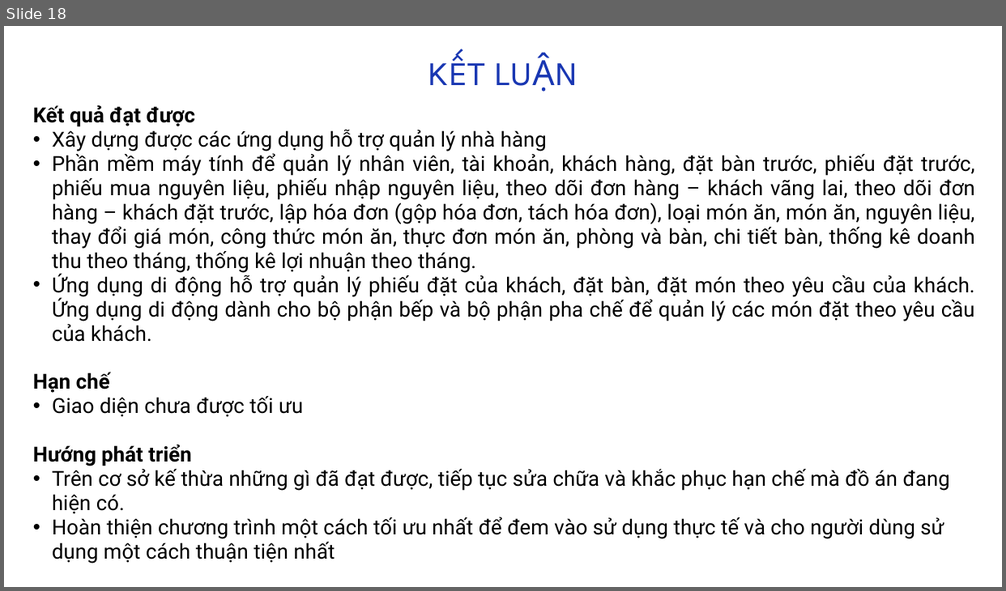
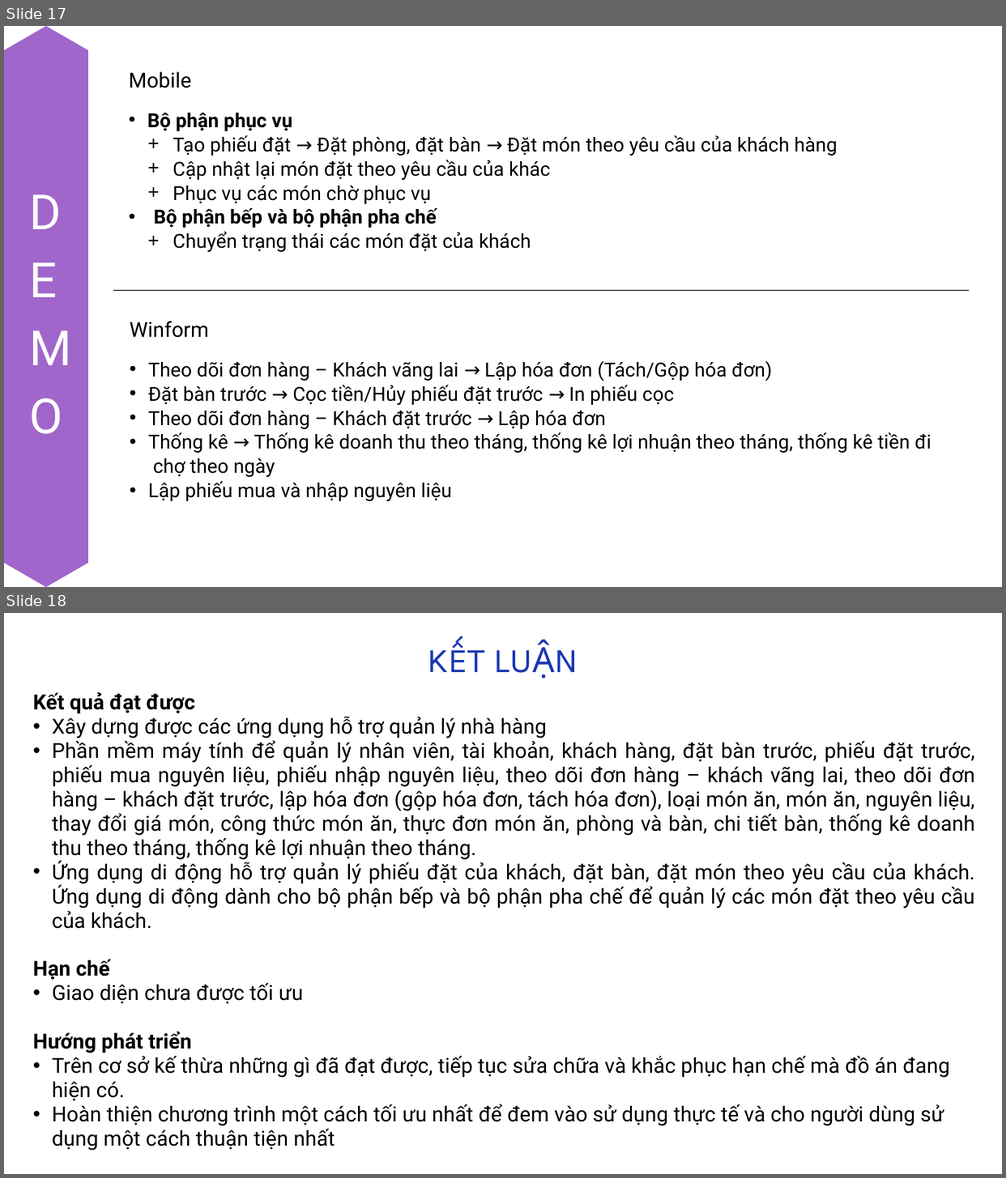
Before and after one commit to nththuha/GraduationProject, a slide deck: ppt - báo cáo đồ án tốt nghiệp.pptx. Shown one above the other, each under a label of ours: slide 18 before the commit, slides 17 and 18 after it. The pictures are 1006x591 and 1006x1178 pixels, drawn with LibreOffice and Linux fonts; fonts in the diff are those of the drawing. Boxes give left, top, right and bottom in pixels: in the first picture for what was removed or moved away, otherwise in the second. Text is boxed around its words. In the diff, an @@ line names an element or a change of style, - is before the commit and + after.

```diff
--- a/ppt - báo cáo đồ án tốt nghiệp.pptx
+++ b/ppt - báo cáo đồ án tốt nghiệp.pptx
@@ slide 17 added at [4, 26, 1002, 587], background #FFFFFF @@
@@ freeform shape added at [4, 26, 88, 587], fill #A066CB @@
@@ text added at [129, 71, 191, 88], 30 pt, text #000000 @@
+Mobile
@@ text added at [147, 113, 837, 252], 28 pt, text #000000 @@
+• Bộ phận phục vụ
++ Tạo phiếu đặt → Đặt phòng, đặt bàn → Đặt món theo yêu cầu của khách hàng
++ Cập nhật lại món đặt theo yêu cầu của khác
++ Phục vụ các món chờ phục vụ
+• Bộ phận bếp và bộ phận pha chế
++ Chuyển trạng thái các món đặt của khách
@@ text added at [29, 172, 63, 442], 70 pt, text #FFFFFF @@
+DEMO
@@ line added from (969, 290) to (114, 290), #000000 0.75 pt @@
@@ text added at [130, 321, 209, 338], 30 pt, text #000000 @@
+Winform
@@ text added at [148, 361, 931, 501], 28 pt, text #000000 @@
+• Theo dõi đơn hàng – Khách vãng lai → Lập hóa đơn (Tách/Gộp hóa đơn)
+• Đặt bàn trước → Cọc tiền/Hủy phiếu đặt trước → In phiếu cọc
+• Theo dõi đơn hàng – Khách đặt trước → Lập hóa đơn
+• Thống kê → Thống kê doanh thu theo tháng, thống kê lợi nhuận theo tháng, thống kê tiền đi chợ theo ngày
+• Lập phiếu mua và nhập nguyên liệu
```
Also in this commit, not shown: 1 slide changed, 1 slide removed, 2 other files.
